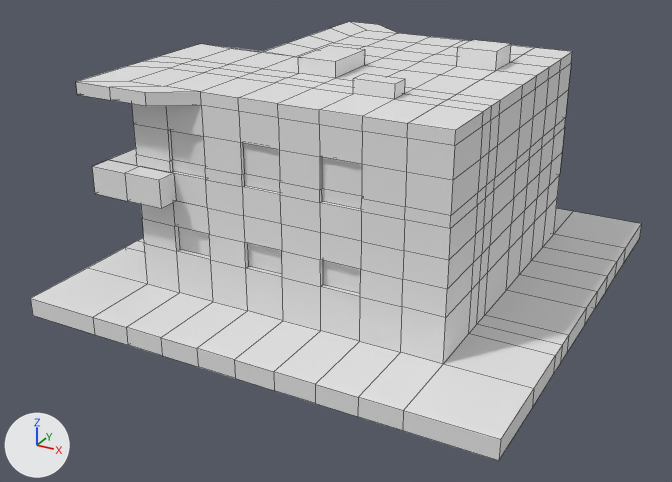
A saved change to the FBX model CityBuilderRTS/CityBuilder/CityBuilder/bin/data/OfficeTile.fbx.
Before and after are seen from a 50 mm camera at (1.71, -3.36, 1.73) aimed at (-0.04, -0.17, 0.14). Arrows for +X, +Y and +Z are at lower left; the lights stay in place. Mesh edges are drawn as thin lines. Where no turn or scale is listed for an object, it has been applied to the vertices.

The scene before the commit, as lines of its bpy script (objects in view):
```python
me_cube = bpy.data.meshes.new('Cube')
me_cube.from_pydata(...)  # 652 vertices, 650 faces; spans x -1.0..1.0, y -1.0..1.0, z -0.08..0.94
# before: 648 (0.33, -0.33, 0.92) at pixel (405, 79), 649 (0.33, -0.42, 0.92) at pixel (395, 84), 650 (0.17, -0.33, 0.92) at pixel (364, 73), 651 (0.17, -0.42, 0.92) at pixel (353, 78)
ob_cube = bpy.data.objects.new('Cube', me_cube)
ob_cube.location = (0.0, 0.0, 0.0)
```
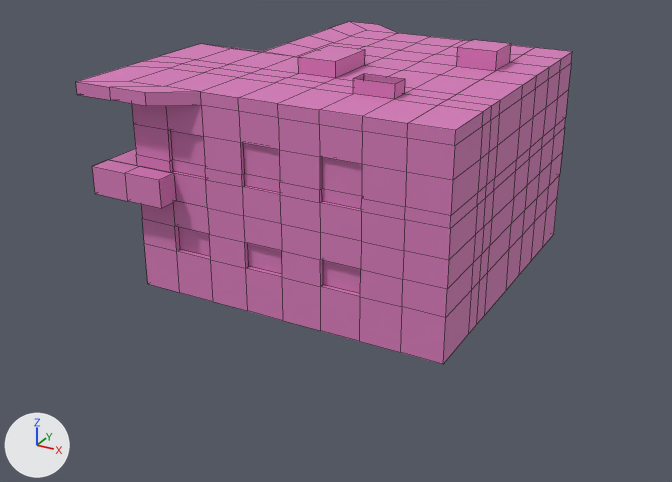
What differs and where, as boxes [x1, y1, x2, y2] in the pictures (672 x 482 px):
'Cube', reshaped (19% narrower, 22% shorter)
    before: [30, 22, 641, 461]
    after: [76, 22, 572, 364]
part 1 of me_cube, deleted
    before: [30, 208, 641, 461]
part 2 of me_cube, deleted
    before: [353, 74, 404, 84]
part 3 of me_cube, recoloured (grey to pink)
    both: [76, 22, 572, 364]

The change, as a diff of the scene's bpy script:
```diff
--- a/CityBuilderRTS/CityBuilder/CityBuilder/bin/data/OfficeTile.fbx.py
+++ b/CityBuilderRTS/CityBuilder/CityBuilder/bin/data/OfficeTile.fbx.py
@@ mat_material @@
+mat_material = principled_material('Material')
+mat_material.base_color = (0.68, 0.198, 0.491)  # pink #d77bba
+mat_material.roughness = 0.69
@@ me_cube @@
 # used by ob_cube; location = (0.0, 0.0, 0.0)
 # verts and faces of me_cube; kept vertices keep their numbers, new ones are numbered from 652
-me_cube.from_pydata(...)  # 652 vertices, 650 faces; spans x -1.0..1.0, y -1.0..1.0, z -0.08..0.94
+me_cube.from_pydata(...)  # 483 vertices, 465 faces; spans x -0.84..0.67, y -0.77..0.81, z 0.0..0.94
+# me_cube part 1
+# 169 vertices are removed from x -1.0..1.0, y -1.0..1.0, z -0.08..0.0
+# 184 faces are deleted
+# me_cube part 2
+delete_faces([(648, 649, 651, 650)])
+# me_cube part 3: 465 faces spanning x -0.84..0.67, y -0.77..0.81, z 0.0..0.94 switch from no material to mat_material (pink #d77bba)
```
